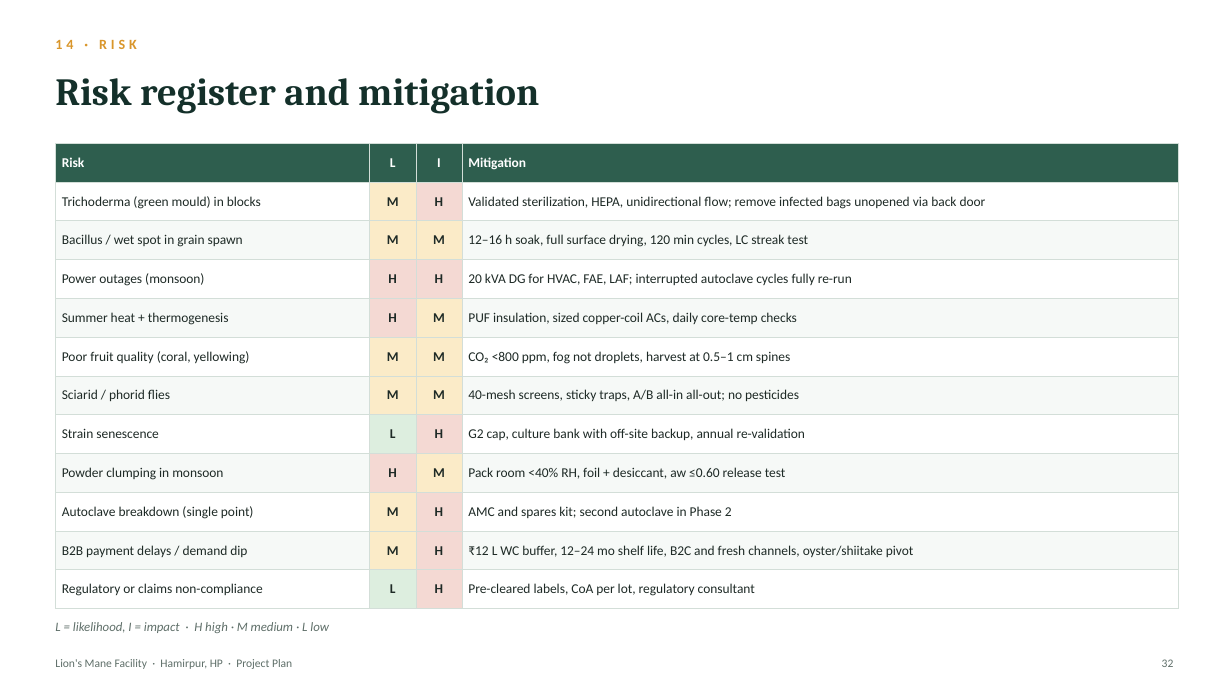
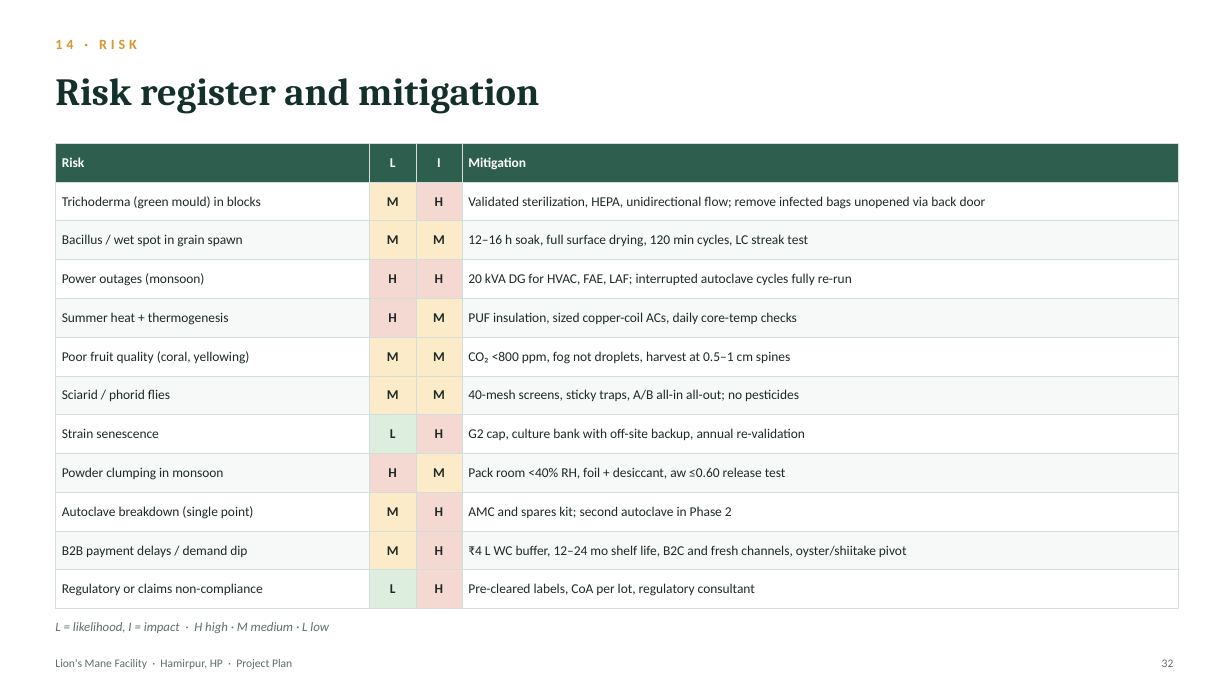
Before and after one commit to Devesh-bhardwaj/tictactoe, a slide deck: slide 32 of Lions_Mane_Facility_Project_Plan.pptx. Drawn at 1232x693 pixels with LibreOffice and Linux fonts; fonts in the diff are those of the drawing. Boxes give left, top, right and bottom in pixels: in the first picture for what was removed or moved away, otherwise in the second. Text is boxed around its words. In the diff, an @@ line names an element or a change of style, - is before the commit and + after.

```diff
--- a/Lions_Mane_Facility_Project_Plan.pptx
+++ b/Lions_Mane_Facility_Project_Plan.pptx
@@ table at (55, 143, 1178, 600) @@
-row 11, column 4: ₹12 L WC buffer, 12–24 mo shelf life, B2C and fresh channels, oyster/shiitake pivot
+row 11, column 4: ₹4 L WC buffer, 12–24 mo shelf life, B2C and fresh channels, oyster/shiitake pivot
```
Also in this commit, not shown: 10 other slides changed.
